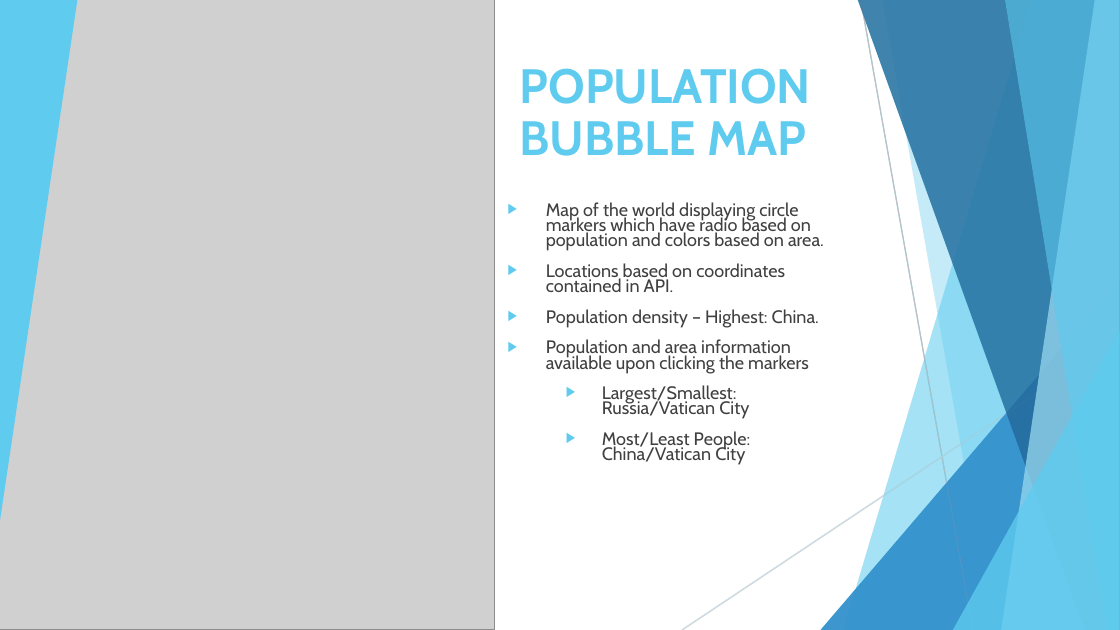
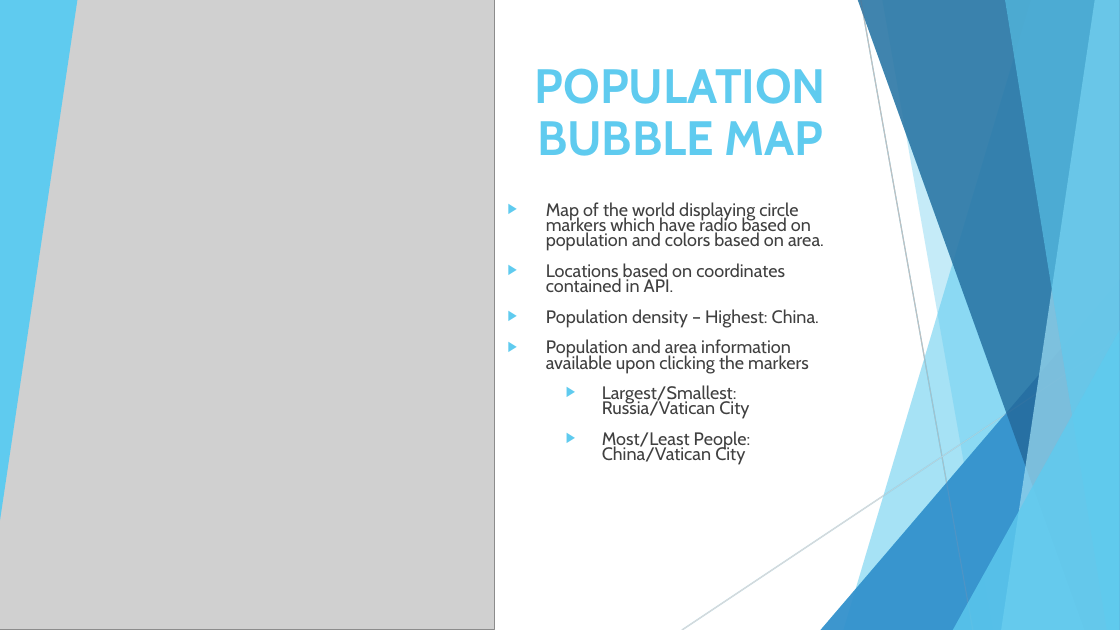
Before and after one commit to nelsonalb/World_Population-Project-3, a slide deck: slide 9 of Project 3- World Data Population.pptx (slide 7 before the commit). Drawn at 1120x630 pixels with LibreOffice and Linux fonts; fonts in the diff are those of the drawing; grey boxes stand for pictures. Boxes give left, top, right and bottom in pixels: in the first picture for what was removed or moved away, otherwise in the second. Text is boxed around its words. In the diff, an @@ line names an element or a change of style, - is before the commit and + after.

```diff
--- a/Project 3- World Data Population.pptx
+++ b/Project 3- World Data Population.pptx
@@ title "POPULATION BUBBLE MAP" at (535,68,826,156): alignment left to centre @@
```
Also in this commit, not shown: 7 other slides changed, 3 slides added, 2 slides removed.
